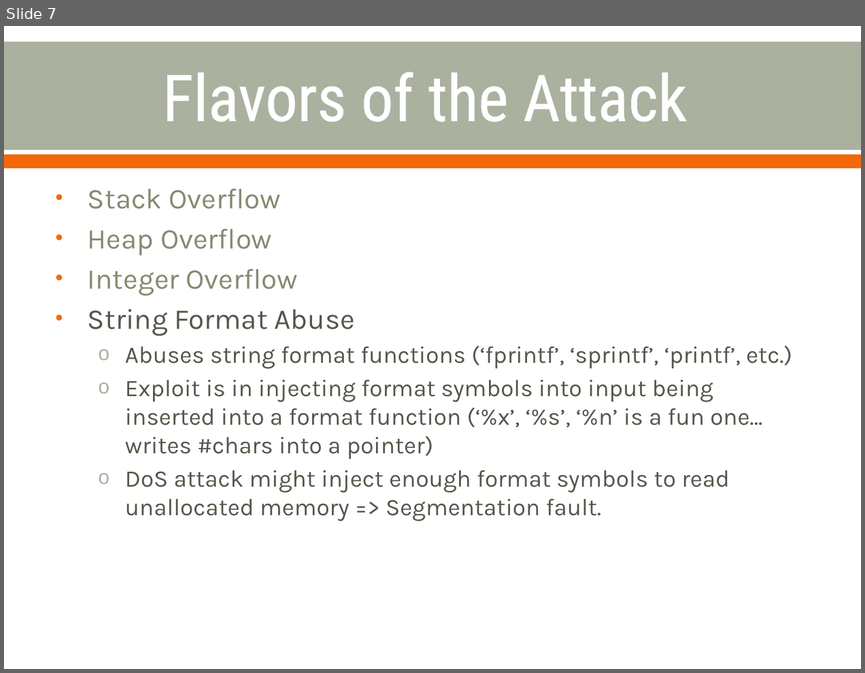
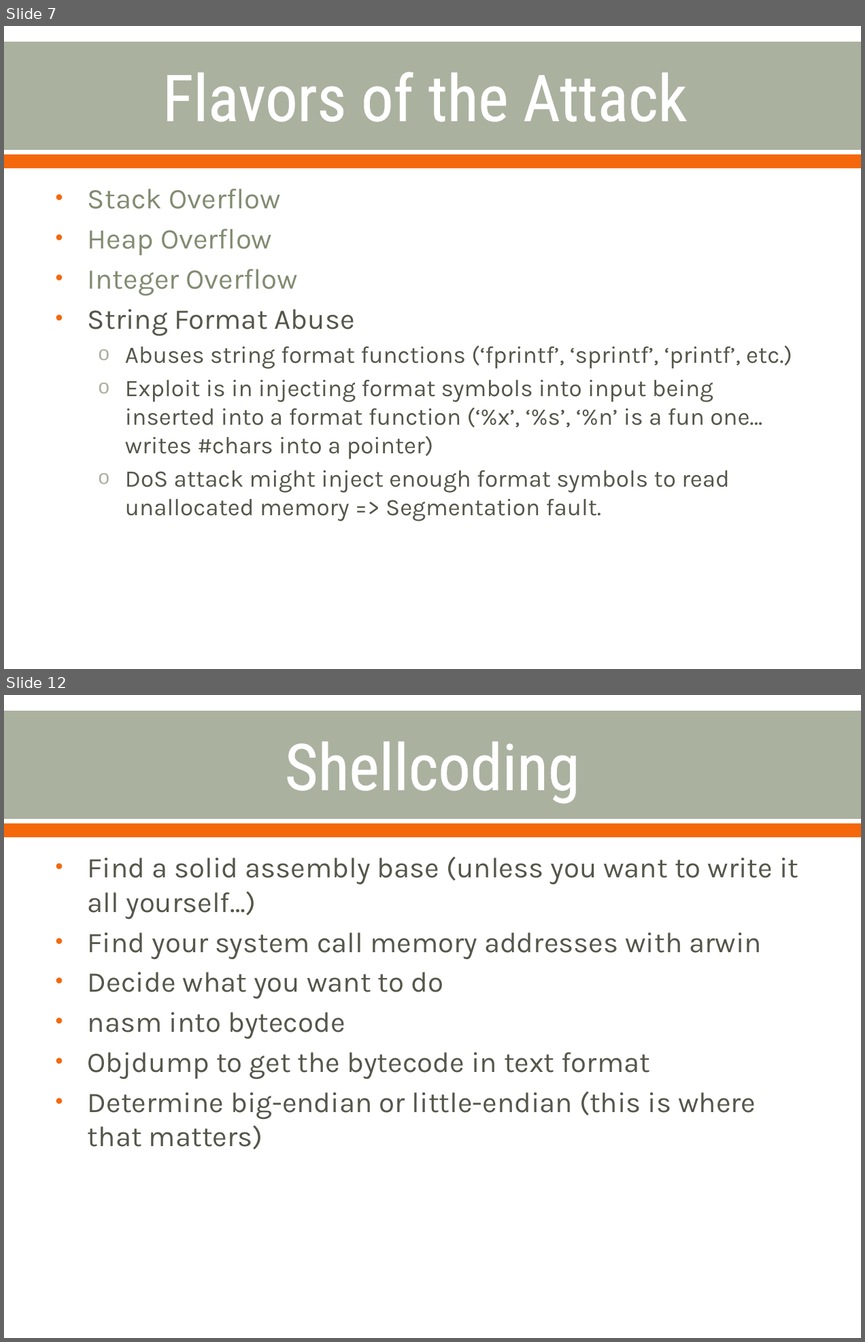
Before and after one commit to cornwe19/cse825, a slide deck: Buffer Overflow Attacks.pptx. Shown one above the other, each under a label of ours: slide 7 before the commit, slides 7 and 12 after it; the slides between them are not shown. The pictures are 865x673 and 865x1342 pixels, drawn with LibreOffice and Linux fonts; fonts in the diff are those of the drawing. Boxes give left, top, right and bottom in pixels: in the first picture for what was removed or moved away, otherwise in the second. Text is boxed around its words. In the diff, an @@ line names an element or a change of style, - is before the commit and + after.

```diff
--- a/Buffer Overflow Attacks.pptx
+++ b/Buffer Overflow Attacks.pptx
@@ slide 12 added at (4,695,861,1338), background #FFFFFF; not listed: 2 template elements that a slide beside it also shows @@
@@ title added at (285,741,580,804), 54 pt, text #FFFFFF @@
+Shellcoding
@@ text added at (88,856,798,1149), 24 pt, text #55554A @@
+• Find a solid assembly base (unless you want to write it all yourself…)
+• Find your system call memory addresses with arwin
+• Decide what you want to do
+• nasm into bytecode
+• Objdump to get the bytecode in text format
+• Determine big-endian or little-endian (this is where that matters)
```
Also in this commit, not shown: 5 other slides added.
